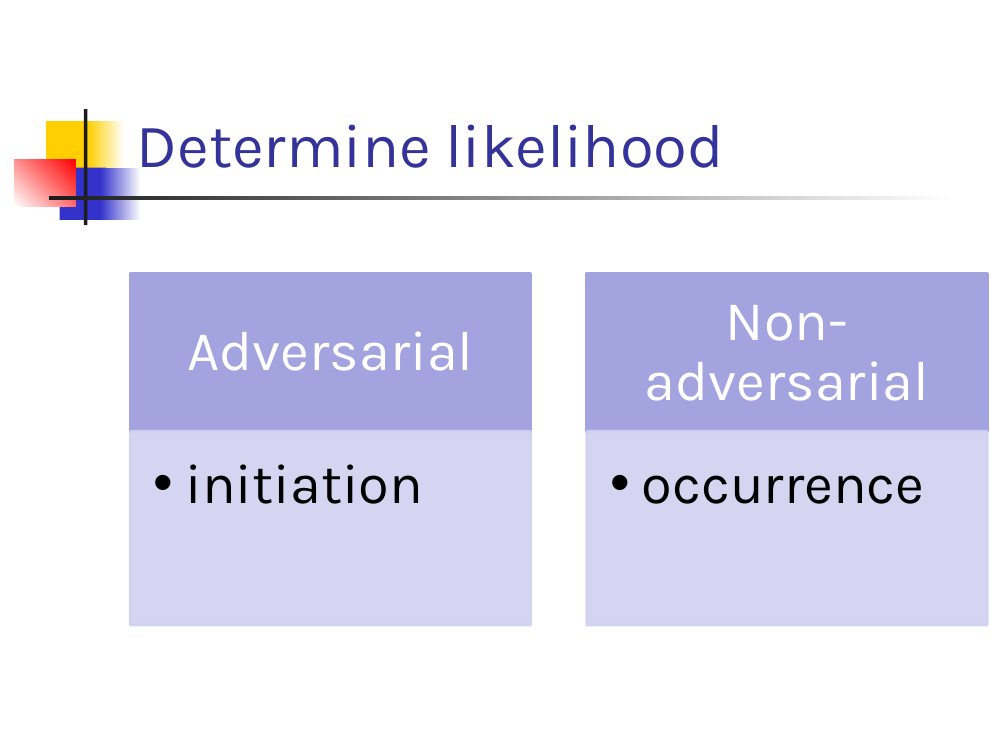
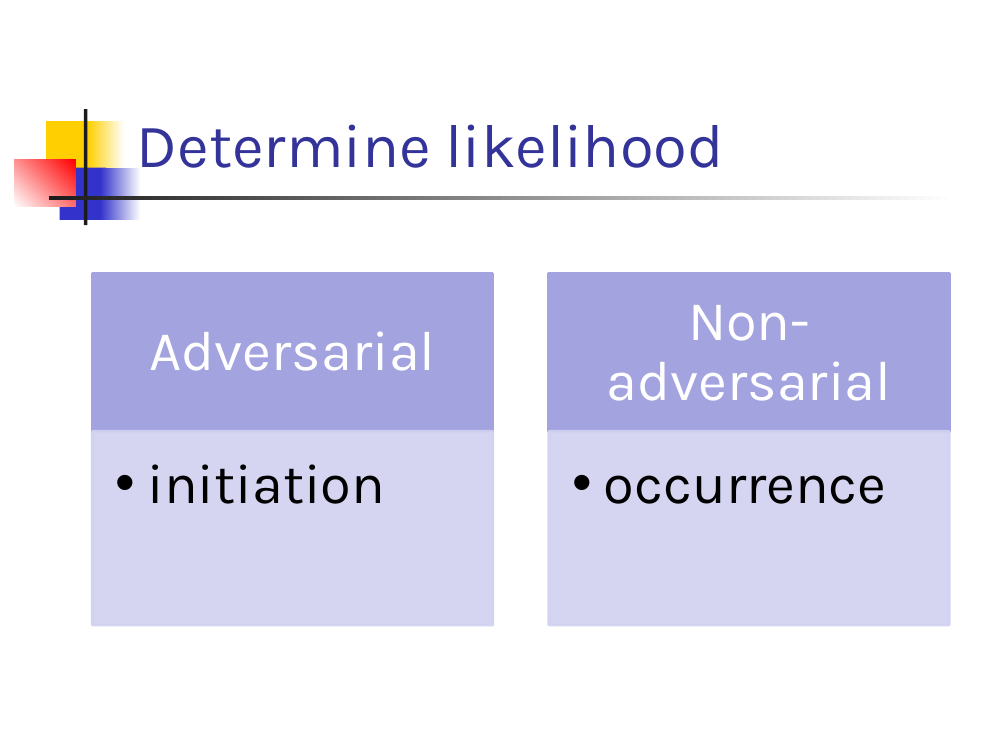
Before and after one commit to el-ahrairah/Risky_NIST, a slide deck: slide 18 of Risky NIST ecommerce.pptx (slide 20 before the commit). Drawn at 1008x756 pixels with LibreOffice and Linux fonts; fonts in the diff are those of the drawing. Boxes give left, top, right and bottom in pixels: in the first picture for what was removed or moved away, otherwise in the second. Text is boxed around its words. In the diff, an @@ line names an element or a change of style, - is before the commit and + after.

```diff
--- a/Risky NIST ecommerce.pptx
+++ b/Risky NIST ecommerce.pptx
@@ 2 texts, 2 rectangles: place and size @@
-2 texts, 2 rectangles at box(130, 273, 530, 625)
+2 texts, 2 rectangles at box(93, 273, 493, 625)
@@ 2 texts, 2 rectangles: place and size @@
-2 texts, 2 rectangles at box(587, 273, 987, 625)
+2 texts, 2 rectangles at box(548, 273, 949, 625)
```
Also in this commit, not shown: 8 other slides changed, 1 slide added, 3 slides removed.
